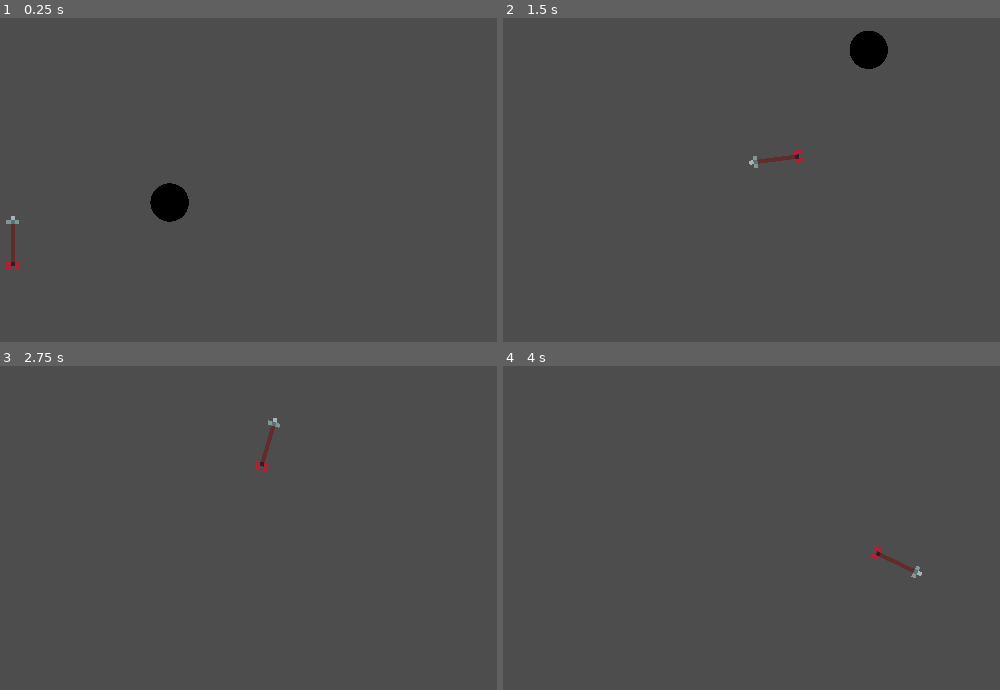
Above: before the commit, frames 1-4 (two rows, left to right).
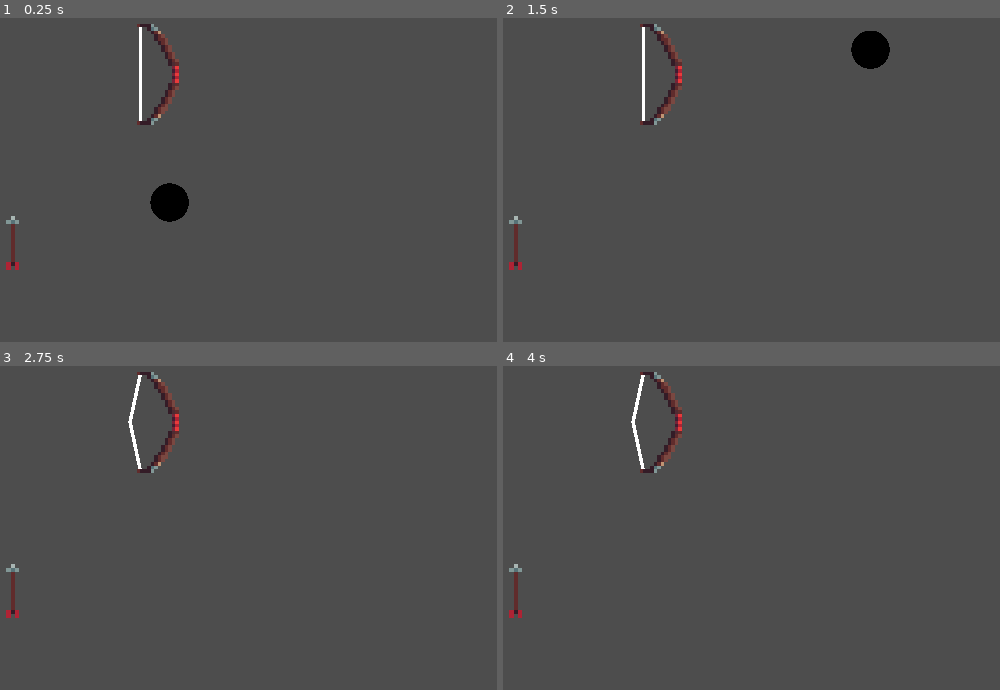
Above: after the commit, the same moments.

Repository: Apologieze/Bowman
Game: Godot game, scene res://scene/world.tscn
The game is run twice, just before and just after one commit, with the same random seed, the same clock (stepped at 60 frames per second) and the same inputs.
Inputs (mouse positions are in pixels of both pictures, inside the frame that each line leads up to):
- Up to frame 1 (0.25 s): no input
- Up to frame 2 (1.5 s): tap Enter (ui_accept) at 0.5, 0.77 s; move the mouse to (875, 144) at 0.52 s; press the mouse at (875, 144) at 0.53 s; hold Right (ui_right) from 0.53 s (still down); move the mouse to (537, 189) at 1.27 s; release the mouse at (537, 189) at 1.28 s; click (537, 189) at 1.35 s
- Up to frame 3 (2.75 s): tap Enter (ui_accept) at 1.52 s; move the mouse to (278, 417) at 2.02 s; release Right (ui_right) at 2.03 s; press the mouse at (278, 417) at 2.03 s; hold Left (ui_left) from 2.03 s (still down)
- Up to frame 4 (4 s): move the mouse to (657, 605) at 2.77 s; release Left (ui_left) at 2.78 s; release the mouse at (657, 605) at 2.78 s; hold Right (ui_right) from 2.78 s (still down); click (657, 605) at 2.85 s; tap Enter (ui_accept) at 3.02, 3.5, 3.77 s; move the mouse to (940, 583) at 3.52 s; press the mouse at (940, 583) at 3.53 s

The runs differ from the first frame. In frame 1, 0.8% of the frame differs, in the area x 27-37%, y 1-34%; in frame 2, 1.3%, in the area x 1-78%, y 1-78%; in frame 3, 1.3%; in frame 4, 1.3%.

Commit message:
ajout corde logique

Diff:
--- a/code/Arrow.gd
+++ b/code/Arrow.gd
@@ -11,7 +11,7 @@
 var dist: Vector2
 
 func _physics_process(delta):
-	if Input.is_action_pressed("click"):
+	if Input.is_mouse_button_pressed(MOUSE_BUTTON_RIGHT):
 		mouse_pos = get_viewport().get_mouse_position()
 		dist = (mouse_pos-position)
 		if dist.length() > 5:
--- /dev/null
+++ b/scene/Bow.gd
@@ -0,0 +1,20 @@
+extends Sprite2D
+
+
+# Called when the node enters the scene tree for the first time.
+func _ready():
+	var string = $String
+
+var mouse_click: Vector2 = Vector2(0,0)
+
+# Called every frame. 'delta' is the elapsed time since the previous frame.
+func _process(delta):
+	if Input.is_action_pressed("click"):
+		$String.set_point_position(1, ((get_viewport().get_mouse_position()-mouse_click)*0.1+Vector2(-8,0)))
+
+
+func _input(event):
+	if event.is_action_pressed("click"):
+		mouse_click = get_viewport().get_mouse_position()
+	elif event.is_action_released("click"):
+		$String.set_point_position(1, Vector2(-5,0))
--- a/scene/world.tscn
+++ b/scene/world.tscn
@@ -1,10 +1,12 @@
-[gd_scene load_steps=9 format=3 uid="uid://cgdpy4gm40hs7"]
+[gd_scene load_steps=11 format=3 uid="uid://cgdpy4gm40hs7"]
 
 [ext_resource type="Texture2D" uid="uid://c8e3nrplnfs7x" path="res://img/circle.png" id="1_35arw"]
 [ext_resource type="Script" path="res://code/world.gd" id="1_s34se"]
 [ext_resource type="Script" path="res://code/Player.gd" id="2_hdal1"]
 [ext_resource type="Texture2D" uid="uid://ddu0oiw63gich" path="res://img/arrow.png" id="4_p13i7"]
 [ext_resource type="Script" path="res://code/Arrow.gd" id="4_yxrbd"]
+[ext_resource type="Texture2D" uid="uid://cstqtqmmgfror" path="res://img/bow2.png" id="6_ww74r"]
+[ext_resource type="Script" path="res://scene/Bow.gd" id="7_07ldl"]
 
 [sub_resource type="CircleShape2D" id="CircleShape2D_60j0w"]
 radius = 555.49
@@ -50,3 +52,16 @@
 [node name="CollisionShape2D" type="CollisionShape2D" parent="StaticBody2D"]
 position = Vector2(393, 519)
 shape = SubResource("RectangleShape2D_exxo0")
+
+[node name="Bow" type="Sprite2D" parent="."]
+texture_filter = 1
+position = Vector2(521, 189)
+scale = Vector2(5, 5)
+texture = ExtResource("6_ww74r")
+flip_h = true
+script = ExtResource("7_07ldl")
+
+[node name="String" type="Line2D" parent="Bow"]
+z_index = -1
+points = PackedVector2Array(-5, -14, -5, 0, -5, 14)
+width = 1.0
Binary file added: img/bow2.png
Not shown, added: img/bow2.png.import
